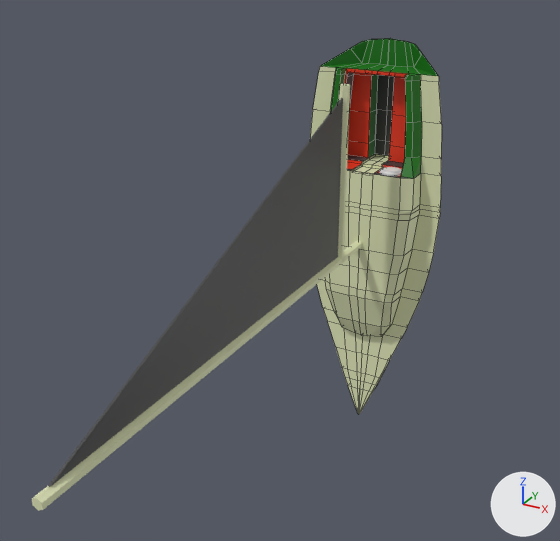
What one commit did to the Blender file blends/boat_V3.blend.
Before and after are seen from a 50 mm camera at (5.96, -14.89, 6.15) aimed at (0.03, -4.11, 0.75). Lighting does not change. The marker at lower right points along +X, +Y and +Z. The picture after the commit comes second. Mesh edges are drawn as thin lines on the coarser meshes.
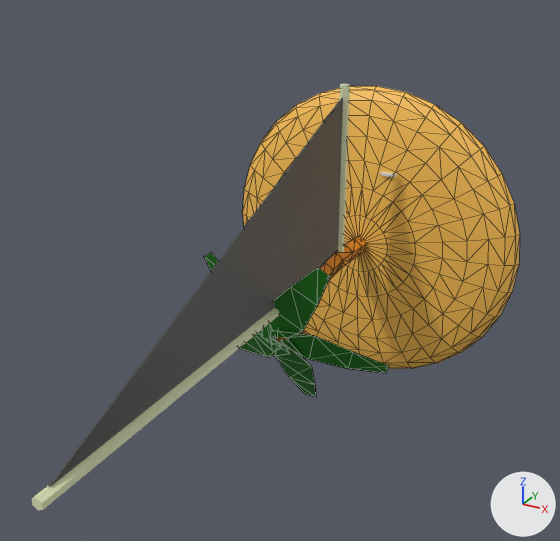
Boxes (x1, y1, x2, y2) around the edits, measured in the pictures (560 x 541 px):
'Plane.001', added
    after: (204, 86, 520, 397)
    faces in mat_material_006 (orange #ffc355): (242, 86, 520, 369)
    faces in mat_material_004 (dark green #0a7106): (204, 252, 388, 397)
    faces in mat_material_005 (orange #e78f24): (276, 235, 367, 343)
'Cube.004', hidden
    before: (310, 38, 442, 414)

What the commit changed:
Material 'Material.006' (mat_material_006) is new.
Its base color is (1.0, 0.546, 0.0911) (orange #ffc355).
Material 'Material.005' (mat_material_005) is new.
Its base color is (0.8, 0.273, 0.0179) (orange #e78f24).
Mesh me_plane_001 is new.
It has 439 vertices, 788 faces and spans x -3.25..3.25, y 0.0..4.39, z -3.25..3.25.
Faces by material slot: [156, 480, 152].
It uses material mat_material_004 (dark green #0a7106).
It uses material mat_material_006 (orange #ffc355).
It uses material mat_material_005 (orange #e78f24).
Object 'Cube.004' (ob_cube_004) is now hidden.
Object 'Plane.001' (ob_plane_001) is new; it shows me_plane_001.
Its location is (0.0, 0.0, 0.0).
Its rotation in degrees is (180, 0, 0).
